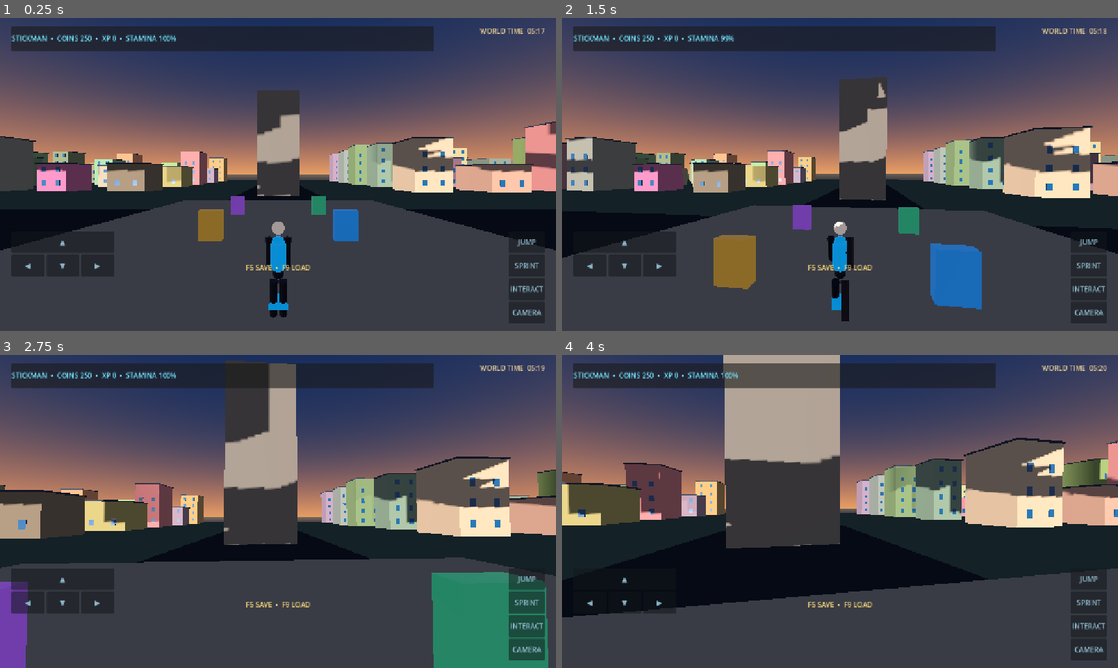
Above: before the commit, frames 1-4 (two rows, left to right).
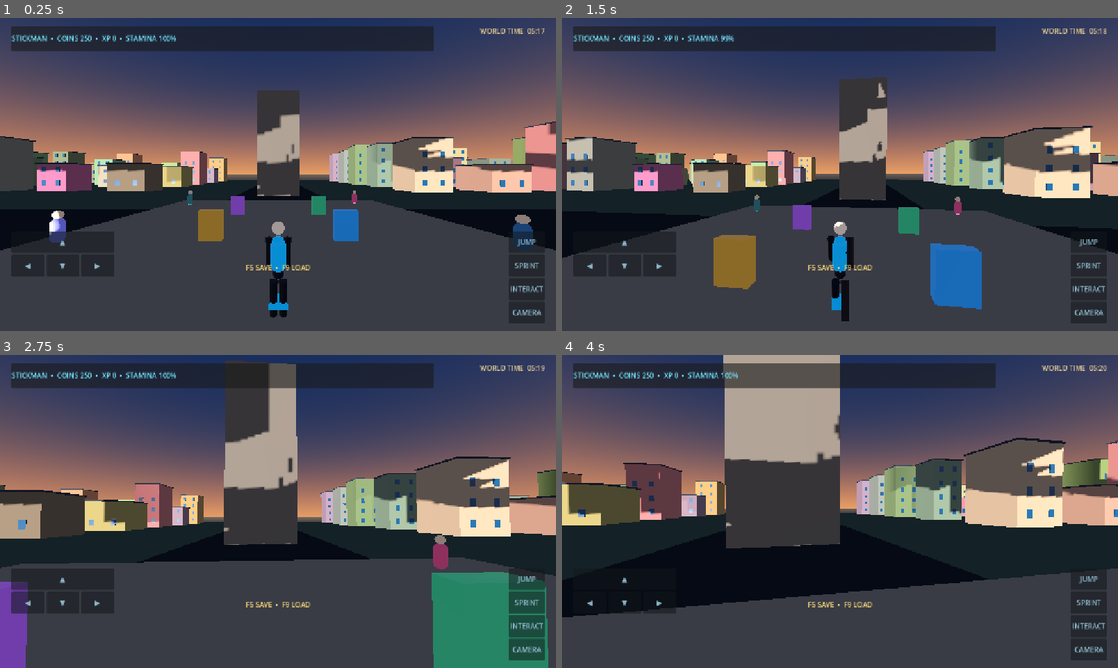
Above: after the commit, the same moments.

Repository: arezosaleh040-wq/Stickman
Game: Godot game, scene res://scenes/main.tscn
The game is run twice, just before and just after one commit, with the same random seed, the same clock (stepped at 60 frames per second) and the same inputs.
Inputs (mouse positions are in pixels of both pictures, inside the frame that each line leads up to):
- Up to frame 1 (0.25 s): no input
- Up to frame 2 (1.5 s): tap Enter at 0.5 s; move the mouse to (867, 174) at 0.52 s; hold W (move_forward) from 0.53 s (still down); tap Space (jump) at 0.6, 0.77, 1.07 s; click (867, 174) at 0.67 s; move the mouse to (812, 174) at 1.27 s; tap Shift (sprint) at 1.35 s
- Up to frame 3 (2.75 s): keep holding W (move_forward); tap Space (jump) at 1.52, 1.55, 1.82, 2.3 s; move the mouse to (289, 505) at 2.02 s; tap V at 2.1 s
- Up to frame 4 (4 s): keep holding W (move_forward); move the mouse to (834, 517) at 2.77 s; tap E at 2.85 s; click (834, 517) at 2.92 s; tap Space (jump) at 3.02, 3.05, 3.32, 3.6, 3.77 s; move the mouse to (878, 514) at 3.52 s

The runs differ from the first frame. In frame 1, 0.6% of the frame differs, in the area x 8-96%, y 40-72%; in frame 2, 0.2%; in frame 3, 0.3%; in frame 4, 0.1%.

Commit message:
Populate the plaza with wandering interactive residents

Diff:
--- a/scripts/world.gd
+++ b/scripts/world.gd
@@ -13,6 +13,7 @@
 	_create_town()
 	_create_landmarks()
 	_create_city_services()
+	_create_residents()
 	_create_sample_interior()
 	_create_player()
 	_create_world_hud()
@@ -272,3 +273,20 @@
 	shape.size = Vector3(1.8, 2.5, 1.3)
 	collision.shape = shape
 	portal.add_child(collision)
+
+func _create_residents() -> void:
+	var residents := [
+		["Mira the Merchant", "The supply shop has useful items for long journeys.", Vector3(11, 0.1, 5)],
+		["Old Rowan", "The clock tower is the oldest landmark in this district.", Vector3(-11, 0.1, 4)],
+		["Kai the Courier", "The town office always has small jobs available.", Vector3(9, 0.1, -10)],
+		["Lena the Builder", "Some houses are for sale. Save your coins!", Vector3(-10, 0.1, -9)],
+		["Noah the Explorer", "Try jumping near low obstacles to vault across them.", Vector3(15, 0.1, 14)],
+		["Ari the Guide", "Explore the plaza, then visit the townhouse entrance.", Vector3(-15, 0.1, 13)]
+	]
+	for resident in residents:
+		var npc := CharacterBody3D.new()
+		npc.set_script(load("res://scripts/npc.gd"))
+		npc.set("display_name", resident[0])
+		npc.set("dialogue", resident[1])
+		npc.position = resident[2]
+		add_child(npc)
